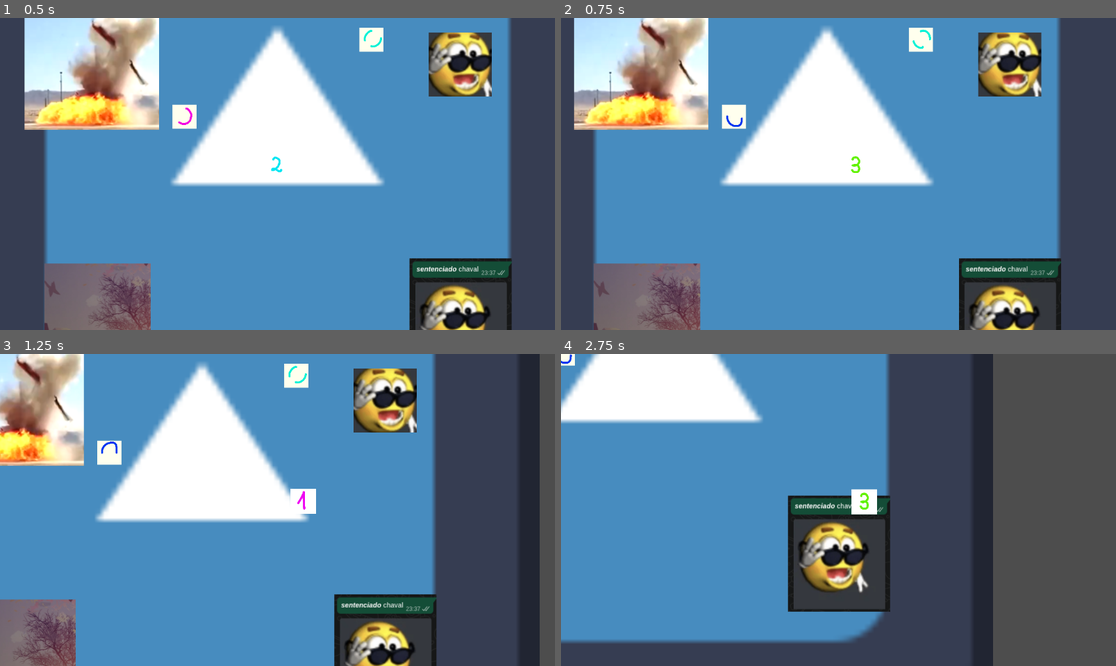
Above: before the commit, frames 1-4 (two rows, left to right).
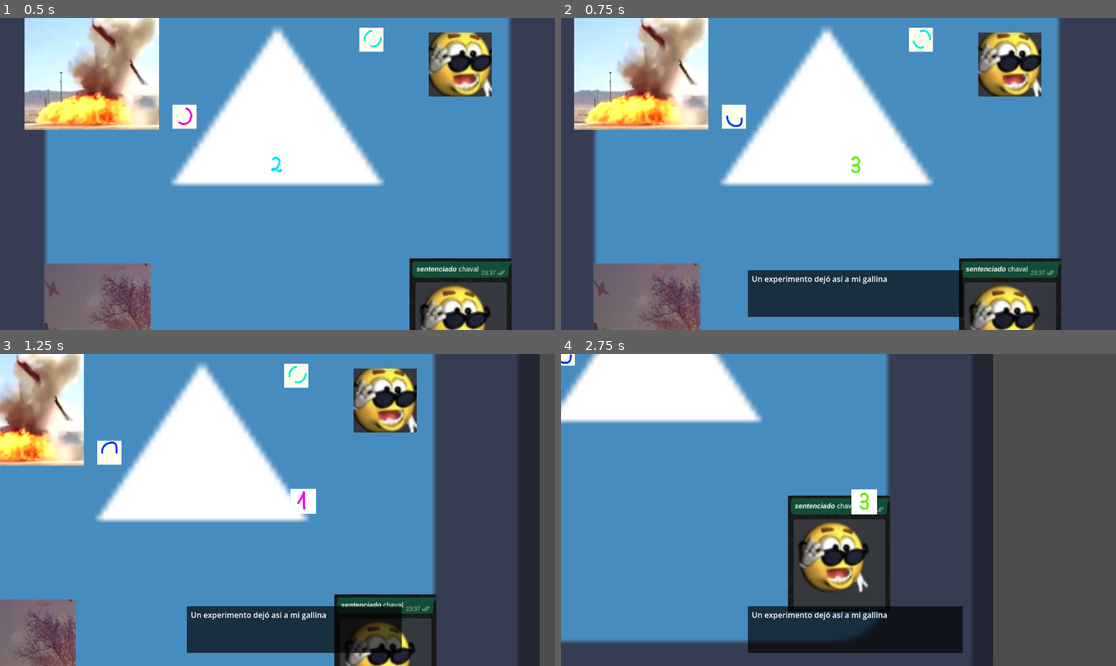
Above: after the commit, the same moments.

Repository: HectorAldao/quantic_gamejam
Game: Godot game, scene res://scenes/zonas/pueblo/pueblo.tscn
The game is run twice, just before and just after one commit, with the same random seed, the same clock (stepped at 60 frames per second) and the same inputs. Before the commit the project starts from res://scenes/pueblo/pueblo.tscn. The engine's default icon, where the game draws it, is replaced by a stand-in: a white triangle on a blue panel in a dark square.
Inputs:
- Up to frame 1 (0.5 s): no input
- Up to frame 2 (0.75 s): hold D (move_character_right) from 0.53 s (still down); hold E (interact) from 0.53 s (still down)
- Up to frame 3 (1.25 s): keep holding D (move_character_right); keep holding E (interact)
- Up to frame 4 (2.75 s): release D (move_character_right) at 1.28 s; release E (interact) at 1.28 s; hold S (move_character_down) 1.28-2.03 s; tap E (interact) at 1.35 s; hold D (move_character_right) from 2.03 s (still down); hold E (interact) from 2.03 s (still down)

Frame 1 is identical in both runs. In frame 2, 5.8% of the frame differs, in the area x 33-73%, y 80-96%; in frame 3, 5.5%; in frame 4, 5.7%.
Error after the commit: Parse Error: Function "_search_player_recursively()" not found in base self. (res://scenes/zonas/pueblo/puerta_granja.gd:7)

Commit message:
feat: add dialogs

Diff:
--- a/godot_proyecto/project.godot
+++ b/godot_proyecto/project.godot
@@ -8,11 +8,15 @@
 
 config_version=5
 
+[animation]
+
+compatibility/default_parent_skeleton_in_mesh_instance_3d=true
+
 [application]
 
 config/name="quantic_gamejam"
 run/main_scene="uid://cb6u1ac45o58t"
-config/features=PackedStringArray("4.5", "GL Compatibility")
+config/features=PackedStringArray("4.6", "GL Compatibility")
 config/icon="res://icon.svg"
 
 [autoload]
--- a/godot_proyecto/scenes/casa/casa.tscn
+++ /dev/null
@@ -1,17 +0,0 @@
-[gd_scene load_steps=3 format=3 uid="uid://jy063nk1qcma"]
-
-[ext_resource type="Script" uid="uid://cxwwu4y3xc4n8" path="res://scenes/casa/casa.gd" id="1_frsrf"]
-
-[sub_resource type="RectangleShape2D" id="RectangleShape2D_hvvb5"]
-size = Vector2(282, 167)
-
-[node name="Casa" type="Node2D"]
-script = ExtResource("1_frsrf")
-
-[node name="Sprite2D" type="Sprite2D" parent="."]
-
-[node name="StaticBody2D" type="StaticBody2D" parent="."]
-
-[node name="CollisionShape2D" type="CollisionShape2D" parent="StaticBody2D"]
-position = Vector2(0, 19.5)
-shape = SubResource("RectangleShape2D_hvvb5")
--- a/godot_proyecto/scenes/cientifica/cientifica.gd
+++ b/godot_proyecto/scenes/cientifica/cientifica.gd
@@ -1,14 +1,52 @@
 extends Node2D
 
+signal dialog_requested(npc_name: String)
+
 @export var sprite_cientifica: SpriteFrames
+@export var npc_name: String = "curie"
 
-# Called when the node enters the scene tree for the first time.
+var player: CharacterBody2D
+var player_in_area: bool = false
+
 func _ready() -> void:
 	$AnimatedSprite2D.sprite_frames = sprite_cientifica
 	$AnimatedSprite2D.apply_scale(Vector2(0.1, 0.1))
 	$AnimatedSprite2D.play("default")
 
+	# Connect area signals
+	$AreaDialogo.body_entered.connect(_on_body_entered)
+	$AreaDialogo.body_exited.connect(_on_body_exited)
 
-# Called every frame. 'delta' is the elapsed time since the previous frame.
-func _process(_delta: float) -> void:
-	pass
+	# Find player and connect to interact signal
+	var root = get_tree().current_scene
+	_search_player_recursively(root)
+
+	print("primer player", player)
+	if not player:
+		player = get_node_or_null("/root/Personaje")
+		print("segundo player", player)
+	if player:
+		player.interact.connect(_on_player_interact)
+		print("player conectado")
+
+
+func _search_player_recursively(node: Node) -> void:
+	if node.has_signal("interact"):
+		player = node
+		return
+	for child in node.get_children():
+		_search_player_recursively(child)
+
+
+func _on_body_entered(_body: Node2D) -> void:
+	player_in_area = true
+
+
+func _on_body_exited(_body: Node2D) -> void:
+	player_in_area = false
+
+
+func _on_player_interact() -> void:
+	print("player interacted")
+	if player_in_area:
+		dialog_requested.emit(npc_name)
--- /dev/null
+++ b/godot_proyecto/scenes/objetos/casa/casa.tscn
@@ -0,0 +1,17 @@
+[gd_scene format=3 uid="uid://jy063nk1qcma"]
+
+[ext_resource type="Script" uid="uid://cxwwu4y3xc4n8" path="res://scenes/objetos/casa/casa.gd" id="1_frsrf"]
+
+[sub_resource type="RectangleShape2D" id="RectangleShape2D_hvvb5"]
+size = Vector2(282, 167)
+
+[node name="Casa" type="Node2D" unique_id=1890181260]
+script = ExtResource("1_frsrf")
+
+[node name="Sprite2D" type="Sprite2D" parent="." unique_id=864234462]
+
+[node name="StaticBody2D" type="StaticBody2D" parent="." unique_id=780920500]
+
+[node name="CollisionShape2D" type="CollisionShape2D" parent="StaticBody2D" unique_id=686374835]
+position = Vector2(0, 19.5)
+shape = SubResource("RectangleShape2D_hvvb5")
--- /dev/null
+++ b/godot_proyecto/scenes/objetos/contador.tscn
@@ -0,0 +1,3 @@
+[gd_scene format=3 uid="uid://do56umx0pc1s4"]
+
+[node name="Contador" type="Node2D" unique_id=116983986]
--- a/godot_proyecto/scenes/personaje/personaje.gd
+++ b/godot_proyecto/scenes/personaje/personaje.gd
@@ -58,6 +58,7 @@
 	# Handle interact button
 	if event.is_action_pressed("interact"):
 		interact.emit()
+		print("E pulsada")
 
 	# Also check mobile interact controls for interact button
 	if mobile_interact_controls and mobile_interact_controls.visible:
--- a/godot_proyecto/scenes/personaje/personaje.tscn
+++ b/godot_proyecto/scenes/personaje/personaje.tscn
@@ -6,17 +6,17 @@
 [sub_resource type="CircleShape2D" id="CircleShape2D_yq61j"]
 radius = 25.019993
 
-[node name="Personaje" type="CharacterBody2D"]
+[node name="Personaje" type="CharacterBody2D" unique_id=1717447656]
 script = ExtResource("1_yq61j")
 
-[node name="AnimatedSprite2D" type="AnimatedSprite2D" parent="."]
+[node name="AnimatedSprite2D" type="AnimatedSprite2D" parent="." unique_id=1354832465]
 position = Vector2(0, -18)
 scale = Vector2(0.104619786, 0.104619786)
 sprite_frames = ExtResource("1_vycqi")
 animation = &"up"
 
-[node name="CollisionShape2D" type="CollisionShape2D" parent="."]
+[node name="CollisionShape2D" type="CollisionShape2D" parent="." unique_id=2009475230]
 shape = SubResource("CircleShape2D_yq61j")
 
-[node name="Camera2D" type="Camera2D" parent="."]
+[node name="Camera2D" type="Camera2D" parent="." unique_id=581934748]
 position_smoothing_enabled = true
--- a/godot_proyecto/scenes/pueblo/pueblo.tscn
+++ /dev/null
@@ -1,81 +0,0 @@
-[gd_scene load_steps=12 format=3 uid="uid://cb6u1ac45o58t"]
-
-[ext_resource type="Texture2D" uid="uid://cpeqsa02qtrk4" path="res://icon.svg" id="1_13gqi"]
-[ext_resource type="PackedScene" uid="uid://jy063nk1qcma" path="res://scenes/casa/casa.tscn" id="2_g87tv"]
-[ext_resource type="Texture2D" uid="uid://btpk0adbc122m" path="res://scenes/casa/sprites/casa_1.png" id="3_juhyc"]
-[ext_resource type="Texture2D" uid="uid://d3pvysv52yvb1" path="res://scenes/casa/sprites/casa_2.png" id="4_ss1mm"]
-[ext_resource type="Texture2D" uid="uid://cubewld7tm26r" path="res://scenes/casa/sprites/casa_3.png" id="5_i07r1"]
-[ext_resource type="Texture2D" uid="uid://pcb83qxa30g" path="res://scenes/casa/sprites/casa_4.png" id="6_d3hg6"]
-[ext_resource type="PackedScene" uid="uid://dp8ojf16qwn8w" path="res://scenes/personaje/personaje.tscn" id="7_i07r1"]
-[ext_resource type="PackedScene" uid="uid://dbbfena1obqto" path="res://scenes/cientifica/cientifica.tscn" id="8_d3hg6"]
-[ext_resource type="SpriteFrames" uid="uid://by8lmj841y1vw" path="res://scenes/cientifica/curie_sprites.tres" id="9_xlo6l"]
-[ext_resource type="SpriteFrames" uid="uid://b0ys47vlkgkq6" path="res://scenes/cientifica/schrodinger_sprites.tres" id="10_818xw"]
-
-[sub_resource type="RectangleShape2D" id="RectangleShape2D_i07r1"]
-
-[node name="Pueblo" type="Node2D"]
-
-[node name="Suelo" type="Sprite2D" parent="."]
-position = Vector2(0, 2.3841858e-07)
-scale = Vector2(10.937499, 10.889739)
-texture = ExtResource("1_13gqi")
-
-[node name="Granja" type="Sprite2D" parent="."]
-position = Vector2(-19, -687)
-scale = Vector2(4.68597, 1.0040402)
-texture = ExtResource("1_13gqi")
-
-[node name="Casa1" parent="." instance=ExtResource("2_g87tv")]
-position = Vector2(-385, -227)
-sprite_casa = ExtResource("3_juhyc")
-
-[node name="Casa2" parent="." instance=ExtResource("2_g87tv")]
-position = Vector2(380, -227)
-sprite_casa = ExtResource("4_ss1mm")
-
-[node name="Casa3" parent="." instance=ExtResource("2_g87tv")]
-position = Vector2(-373, 296)
-sprite_casa = ExtResource("5_i07r1")
-
-[node name="Casa4" parent="." instance=ExtResource("2_g87tv")]
-position = Vector2(380, 296)
-sprite_casa = ExtResource("6_d3hg6")
-
-[node name="Personaje" parent="." instance=ExtResource("7_i07r1")]
-
-[node name="StaticBody2D" type="StaticBody2D" parent="."]
-position = Vector2(-688, -6)
-rotation = 3.1415927
-scale = Vector2(1.9238148, -68.744576)
-
-[node name="CollisionShape2D" type="CollisionShape2D" parent="StaticBody2D"]
-scale = Vector2(0.99999994, 1)
-shape = SubResource("RectangleShape2D_i07r1")
-
-[node name="CollisionShape2D2" type="CollisionShape2D" parent="StaticBody2D"]
-position = Vector2(-709.5277, 0)
-scale = Vector2(0.9999999, 1)
-shape = SubResource("RectangleShape2D_i07r1")
-
-[node name="CollisionShape2D3" type="CollisionShape2D" parent="StaticBody2D"]
-position = Vector2(-356.58313, -9.789864)
-scale = Vector2(35.069214, 0.030773927)
-shape = SubResource("RectangleShape2D_i07r1")
-
-[node name="CollisionShape2D4" type="CollisionShape2D" parent="StaticBody2D"]
-position = Vector2(-356.58313, 9.964422)
-scale = Vector2(35.069214, 0.030773927)
-shape = SubResource("RectangleShape2D_i07r1")
-
-[node name="CollisionShape2D5" type="CollisionShape2D" parent="StaticBody2D"]
-position = Vector2(-347.74652, -9.353466)
-scale = Vector2(15.314609, 0.035785753)
-shape = SubResource("RectangleShape2D_i07r1")
-
-[node name="Cuirie" parent="." instance=ExtResource("8_d3hg6")]
-position = Vector2(195, -279)
-sprite_cientifica = ExtResource("9_xlo6l")
-
-[node name="Schrodinger" parent="." instance=ExtResource("8_d3hg6")]
-position = Vector2(-193, -119)
-sprite_cientifica = ExtResource("10_818xw")
--- /dev/null
+++ b/godot_proyecto/scenes/zonas/pueblo/pueblo.tscn
@@ -0,0 +1,96 @@
+[gd_scene format=3 uid="uid://cb6u1ac45o58t"]
+
+[ext_resource type="Texture2D" uid="uid://cpeqsa02qtrk4" path="res://icon.svg" id="1_aaqcw"]
+[ext_resource type="PackedScene" uid="uid://jy063nk1qcma" path="res://scenes/objetos/casa/casa.tscn" id="2_0l5ct"]
+[ext_resource type="Texture2D" uid="uid://btpk0adbc122m" path="res://scenes/objetos/casa/sprites/casa_1.png" id="3_i7phy"]
+[ext_resource type="Texture2D" uid="uid://d3pvysv52yvb1" path="res://scenes/objetos/casa/sprites/casa_2.png" id="4_norcv"]
+[ext_resource type="Texture2D" uid="uid://cubewld7tm26r" path="res://scenes/objetos/casa/sprites/casa_3.png" id="5_4ed80"]
+[ext_resource type="Texture2D" uid="uid://pcb83qxa30g" path="res://scenes/objetos/casa/sprites/casa_4.png" id="6_mjabk"]
+[ext_resource type="PackedScene" uid="uid://dp8ojf16qwn8w" path="res://scenes/personaje/personaje.tscn" id="7_owgkr"]
+[ext_resource type="PackedScene" uid="uid://dbbfena1obqto" path="res://scenes/cientifica/cientifica.tscn" id="8_56j6e"]
+[ext_resource type="SpriteFrames" uid="uid://by8lmj841y1vw" path="res://scenes/cientifica/curie_sprites.tres" id="9_3pfhl"]
+[ext_resource type="SpriteFrames" uid="uid://b0ys47vlkgkq6" path="res://scenes/cientifica/schrodinger_sprites.tres" id="10_td4hj"]
+[ext_resource type="Script" uid="uid://btvnx178rj1tg" path="res://scenes/zonas/pueblo/puerta_granja.gd" id="11_0l5ct"]
+
+[sub_resource type="RectangleShape2D" id="RectangleShape2D_i07r1"]
+
+[sub_resource type="RectangleShape2D" id="RectangleShape2D_aaqcw"]
+size = Vector2(7.0017624, 11.27298)
+
+[node name="Pueblo" type="Node2D" unique_id=780892664]
+
+[node name="Suelo" type="Sprite2D" parent="." unique_id=1056217518]
+position = Vector2(0, 2.3841858e-07)
+scale = Vector2(10.937499, 10.889739)
+texture = ExtResource("1_aaqcw")
+
+[node name="Granja" type="Sprite2D" parent="." unique_id=1696222272]
+position = Vector2(-19, -687)
+scale = Vector2(4.68597, 1.0040402)
+texture = ExtResource("1_aaqcw")
+
+[node name="Casa1" parent="." unique_id=674768920 instance=ExtResource("2_0l5ct")]
+position = Vector2(-385, -227)
+sprite_casa = ExtResource("3_i7phy")
+
+[node name="Casa2" parent="." unique_id=1686206632 instance=ExtResource("2_0l5ct")]
+position = Vector2(380, -227)
+sprite_casa = ExtResource("4_norcv")
+
+[node name="Casa3" parent="." unique_id=1322408490 instance=ExtResource("2_0l5ct")]
+position = Vector2(-373, 296)
+sprite_casa = ExtResource("5_4ed80")
+
+[node name="Casa4" parent="." unique_id=1292456474 instance=ExtResource("2_0l5ct")]
+position = Vector2(380, 296)
+sprite_casa = ExtResource("6_mjabk")
+
+[node name="Personaje" parent="." unique_id=778088364 instance=ExtResource("7_owgkr")]
+
+[node name="StaticBody2D" type="StaticBody2D" parent="." unique_id=372991180]
+position = Vector2(-688, -6)
+rotation = 3.1415927
+scale = Vector2(1.9238148, -68.744576)
+
+[node name="CollisionShape2D" type="CollisionShape2D" parent="StaticBody2D" unique_id=211700022]
+scale = Vector2(0.99999994, 1)
+shape = SubResource("RectangleShape2D_i07r1")
+
+[node name="CollisionShape2D2" type="CollisionShape2D" parent="StaticBody2D" unique_id=269109059]
+position = Vector2(-709.5277, 0)
+scale = Vector2(0.9999999, 1)
+shape = SubResource("RectangleShape2D_i07r1")
+
+[node name="CollisionShape2D3" type="CollisionShape2D" parent="StaticBody2D" unique_id=1971868405]
+position = Vector2(-356.58313, -9.789864)
+scale = Vector2(35.069214, 0.030773927)
+shape = SubResource("RectangleShape2D_i07r1")
+
+[node name="CollisionShape2D4" type="CollisionShape2D" parent="StaticBody2D" unique_id=1459178911]
+position = Vector2(-356.58313, 9.964422)
+scale = Vector2(35.069214, 0.030773927)
+shape = SubResource("RectangleShape2D_i07r1")
+
+[node name="CollisionShape2D5" type="CollisionShape2D" parent="StaticBody2D" unique_id=1904209381]
+position = Vector2(-347.74652, -9.353466)
+scale = Vector2(15.314609, 0.035785753)
+shape = SubResource("RectangleShape2D_i07r1")
+
+[node name="Curie" parent="." unique_id=333613127 instance=ExtResource("8_56j6e")]
+position = Vector2(195, -279)
+sprite_cientifica = ExtResource("9_3pfhl")
+
+[node name="Schrodinger" parent="." unique_id=779790831 instance=ExtResource("8_56j6e")]
+position = Vector2(-193, -119)
+sprite_cientifica = ExtResource("10_td4hj")
+npc_name = "schrodinger"
+
+[node name="PuertaGranja" type="Area2D" parent="." unique_id=373123021]
+position = Vector2(-24, -602)
+scale = Vector2(25.136524, 2.1520884)
+script = ExtResource("11_0l5ct")
+
+[node name="CollisionShape2D" type="CollisionShape2D" parent="PuertaGranja" unique_id=1827709907]
+position = Vector2(0.5569585, -4.6466455)
+scale = Vector2(1, 0.99999976)
+shape = SubResource("RectangleShape2D_aaqcw")
--- /dev/null
+++ b/godot_proyecto/scenes/zonas/pueblo/puerta_granja.gd
@@ -0,0 +1,20 @@
+extends Area2D
+
+
+# Called when the node enters the scene tree for the first time.
+func _ready() -> void:
+	var root = get_tree().current_scene
+	_search_player_recursively(root)
+
+	print("primer player", player)
+	if not player:
+		player = get_node_or_null("/root/Personaje")
+		print("segundo player", player)
+	if player:
+		player.interact.connect(_on_player_interact)
+		print("player conectado")
+
+
+# Called every frame. 'delta' is the elapsed time since the previous frame.
+func _process(delta: float) -> void:
+	pass
--- /dev/null
+++ b/godot_proyecto/ui/dialog/dialog_box.gd
@@ -0,0 +1,54 @@
+extends Control
+
+@onready var label = $Label
+@onready var color_rect = $ColorRect
+
+var dialogs: Dictionary = {}
+var current_npc: String = ""
+var current_dialog_index: int = 0
+var current_dialog_list: Array = []
+
+func _ready() -> void:
+	# Load dialogs from JSON
+	var file = FileAccess.open("res://ui/dialog/dialogs/dialogs.json", FileAccess.READ)
+	if file:
+		var json_text = file.get_as_text()
+		file.close()
+
+		var json = JSON.new()
+		var parse_result = json.parse(json_text)
+		if parse_result == OK:
+			dialogs = json.get_data()
+
+	# Hide dialog box initially
+	hide()
+
+
+func start_dialog(npc_name: String) -> void:
+	if npc_name in dialogs:
+		current_npc = npc_name
+		current_dialog_list = dialogs[npc_name]
+		current_dialog_index = 0
+		show_current_dialog()
+		show()
+
+
+func show_current_dialog() -> void:
+	if current_dialog_index < current_dialog_list.size():
+		label.text = current_dialog_list[current_dialog_index]
+
+
+func advance_dialog() -> void:
+	current_dialog_index += 1
+	if current_dialog_index < current_dialog_list.size():
+		show_current_dialog()
+	else:
+		# Dialog finished
+		hide()
+		current_npc = ""
+		current_dialog_index = 0
+		current_dialog_list = []
+
+
+func is_dialog_active() -> bool:
+	return visible
--- /dev/null
+++ b/godot_proyecto/ui/dialog/dialog_box.tscn
@@ -0,0 +1,30 @@
+[gd_scene format=3 uid="uid://ccjrvrph0nbwp"]
+
+[ext_resource type="Script" uid="uid://bt67d7a4227jh" path="res://ui/dialog/dialog_box.gd" id="1_dialog"]
+
+[sub_resource type="LabelSettings" id="LabelSettings_rbc74"]
+
+[node name="DialogBox" type="Control" unique_id=859321096]
+visible = false
+layout_mode = 3
+anchors_preset = 15
+anchor_right = 1.0
+anchor_bottom = 1.0
+grow_horizontal = 2
+grow_vertical = 2
+script = ExtResource("1_dialog")
+
+[node name="ColorRect" type="ColorRect" parent="." unique_id=265110413]
+layout_mode = 0
+offset_right = 446.0
+offset_bottom = 97.0
+color = Color(0, 0, 0, 0.6666667)
+
+[node name="Label" type="Label" parent="." unique_id=677498308]
+layout_mode = 0
+offset_left = 8.0
+offset_top = 6.0
+offset_right = 437.0
+offset_bottom = 90.0
+text = "Hola"
+label_settings = SubResource("LabelSettings_rbc74")
--- /dev/null
+++ b/godot_proyecto/ui/dialog/dialogs/dialogs.json
@@ -0,0 +1,12 @@
+{
+  "curie":[
+	"Hola",
+	"Un experimento dejó así a mi gallina",
+    "La quieres?"
+  ],
+  "schrodinger":[
+	"Hola",
+	"Un experimento dejó así a mi gato",
+    "Lo quieres?"
+  ]
+}
--- /dev/null
+++ b/godot_proyecto/ui/ui_layer.gd
@@ -0,0 +1,28 @@
+extends CanvasLayer
+
+@onready var dialog_box = $HUDContainer/DialogBox
+
+func _ready() -> void:
+	await get_tree().process_frame
+
+	# Connect all cientifica NPCs
+	var root = get_tree().current_scene
+	_connect_npcs(root)
+
+
+func _connect_npcs(node: Node) -> void:
+	#print(node)
+	if node.has_signal("dialog_requested"):
+		print(node,"has dialog_requested")
+		node.dialog_requested.connect(_on_dialog_requested)
+
+	for child in node.get_children():
+		_connect_npcs(child)
+
+
+func _on_dialog_requested(npc_name: String) -> void:
+	print("_on_dialog_requested")
+	if not dialog_box.is_dialog_active():
+		dialog_box.start_dialog(npc_name)
+	else:
+		dialog_box.advance_dialog()
--- a/godot_proyecto/ui/ui_layer.tscn
+++ b/godot_proyecto/ui/ui_layer.tscn
@@ -1,11 +1,14 @@
-[gd_scene load_steps=3 format=3 uid="uid://djs8eia3lkxhq"]
+[gd_scene format=3 uid="uid://djs8eia3lkxhq"]
 
 [ext_resource type="PackedScene" uid="uid://d3a5v2xgw4hy1" path="res://ui/mobile_controls/mobile_move_controls.tscn" id="1_xqqt7"]
 [ext_resource type="PackedScene" uid="uid://dtmrfm2vdxu3b" path="res://ui/mobile_controls/mobile_interact_controls.tscn" id="2_00rn6"]
+[ext_resource type="PackedScene" uid="uid://ccjrvrph0nbwp" path="res://ui/dialog/dialog_box.tscn" id="3_00rn6"]
+[ext_resource type="Script" uid="uid://cjkbmk50710gm" path="res://ui/ui_layer.gd" id="4_ui"]
 
-[node name="UILayer" type="CanvasLayer"]
+[node name="UILayer" type="CanvasLayer" unique_id=97634786]
+script = ExtResource("4_ui")
 
-[node name="HUDContainer" type="Control" parent="."]
+[node name="HUDContainer" type="Control" parent="." unique_id=514590018]
 layout_mode = 3
 anchors_preset = 15
 anchor_right = 1.0
@@ -14,7 +17,7 @@
 grow_vertical = 2
 mouse_filter = 2
 
-[node name="MobileMoveControls" parent="HUDContainer" instance=ExtResource("1_xqqt7")]
+[node name="MobileMoveControls" parent="HUDContainer" unique_id=2029103319 instance=ExtResource("1_xqqt7")]
 layout_mode = 1
 anchors_preset = 2
 anchor_top = 1.0
@@ -27,7 +30,7 @@
 grow_vertical = 0
 mouse_filter = 2
 
-[node name="MobileInteractControls" parent="HUDContainer" instance=ExtResource("2_00rn6")]
+[node name="MobileInteractControls" parent="HUDContainer" unique_id=2017149518 instance=ExtResource("2_00rn6")]
 layout_mode = 1
 anchors_preset = 3
 anchor_left = 1.0
@@ -38,3 +41,16 @@
 offset_bottom = -114.0
 grow_horizontal = 0
 grow_vertical = 0
+
+[node name="DialogBox" parent="HUDContainer" unique_id=859321096 instance=ExtResource("3_00rn6")]
+visible = true
+layout_mode = 1
+anchors_preset = 7
+anchor_left = 0.5
+anchor_top = 1.0
+anchor_right = 0.5
+offset_left = -188.0
+offset_top = -124.0
+offset_right = -188.0
+offset_bottom = -124.0
+grow_vertical = 0
Not shown, changed: godot_proyecto/export_presets.cfg
Not shown: 1 places in godot_proyecto/scenes/cientifica/curie_sprites.tres that only renumber resources
Not shown: 1 places in godot_proyecto/scenes/cientifica/schrodinger_sprites.tres that only renumber resources
Renamed: godot_proyecto/scenes/casa/casa.gd -> godot_proyecto/scenes/objetos/casa/casa.gd
Renamed: godot_proyecto/scenes/casa/casa.gd.uid -> godot_proyecto/scenes/objetos/casa/casa.gd.uid
Renamed: godot_proyecto/scenes/casa/sprites/casa_1.png -> godot_proyecto/scenes/objetos/casa/sprites/casa_1.png
Not shown, changed: godot_proyecto/scenes/objetos/casa/sprites/casa_1.png.import
Renamed: godot_proyecto/scenes/casa/sprites/casa_2.png -> godot_proyecto/scenes/objetos/casa/sprites/casa_2.png
Not shown, changed: godot_proyecto/scenes/objetos/casa/sprites/casa_2.png.import
Renamed: godot_proyecto/scenes/casa/sprites/casa_3.png -> godot_proyecto/scenes/objetos/casa/sprites/casa_3.png
Not shown, changed: godot_proyecto/scenes/objetos/casa/sprites/casa_3.png.import
Renamed: godot_proyecto/scenes/casa/sprites/casa_4.png -> godot_proyecto/scenes/objetos/casa/sprites/casa_4.png
(and 8 more such lines)
